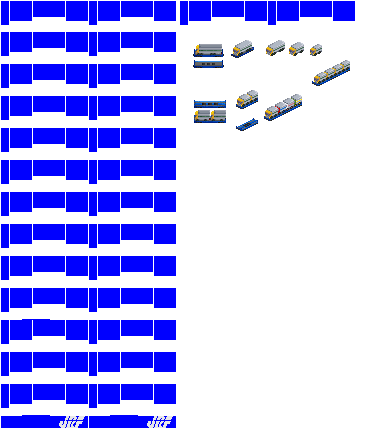
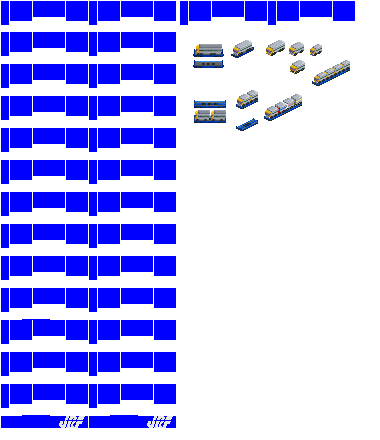
Layer changes from the first 380×440 image to the second:
painted on "Piggyback" over [290, 60, 305, 74]
